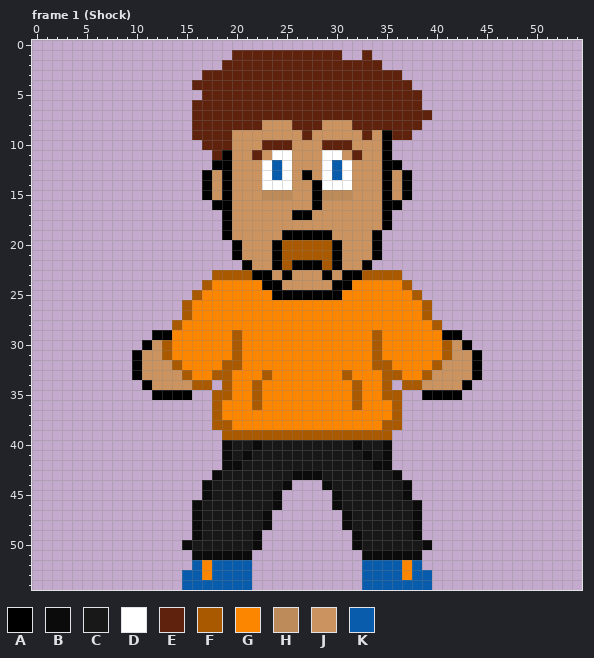
One commit to this pixel-art file: WIP/Characters/Gabe.aseprite. Above, as it was before the edit.
55x55 pixels, 28 frames. Shown: frame 1 (Shock). The commit also changed other frames, which this record leaves out.
Palette (. is transparent): A #000000  B #0b0b0b  C #181818  D #ffffff  E #5e220d  F #a95900  G #fd8600  H #bd8a59  J #ca935f  K #095cab
The result:
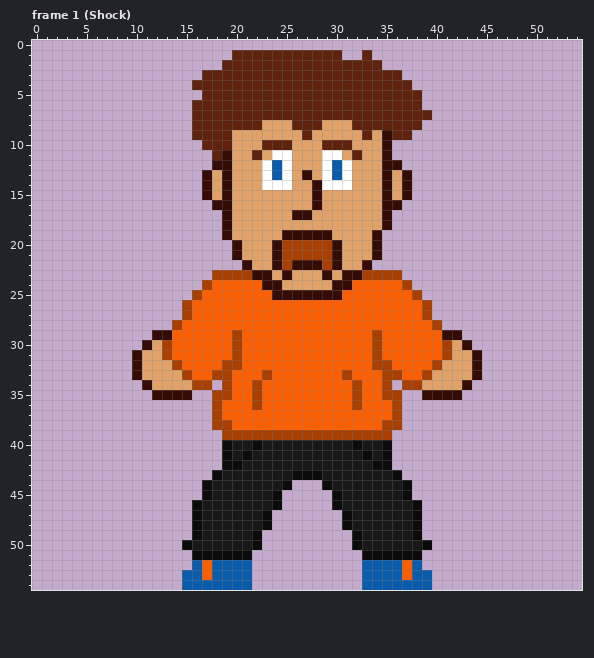
What changed:
Colour A changes from #000000 to #350b05.
Colour F changes from #a95900 to #a93f00.
Colour G changes from #fd8600 to #fd5e00.
Colour J changes from #ca935f to #e0a268.
Frame 1 (Shock), layer "Flattened":
Colour H becomes colour J in row 15 at x 23 to 25 and 29 to 31.
